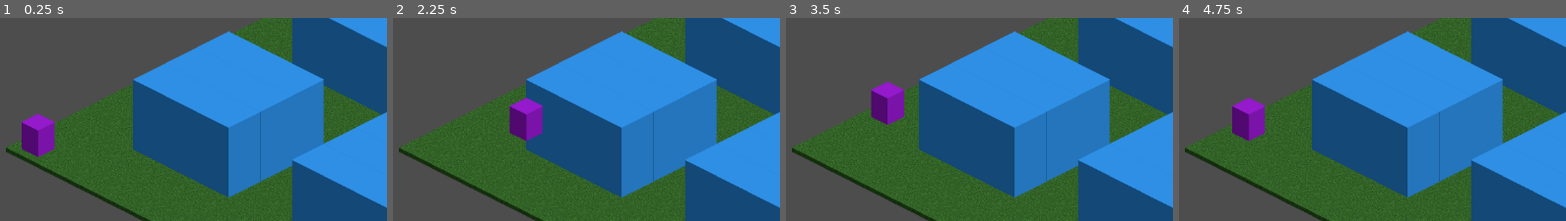
Above: before the commit, frames 1-4 (left to right).
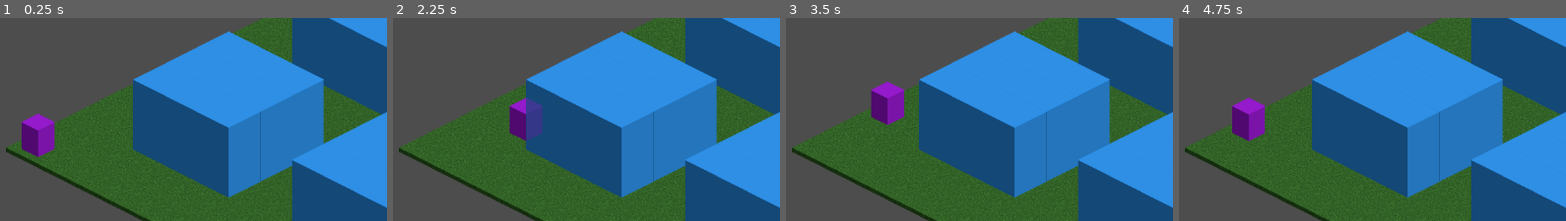
Above: after the commit, the same moments.

Repository: mjviljan/godot-isometric
Game: Godot game, scene res://Isometric.tscn
The game is run twice, just before and just after one commit, with the same random seed, the same clock (stepped at 60 frames per second) and the same inputs.
Inputs:
- Up to frame 1 (0.25 s): no input
- Up to frame 2 (2.25 s): tap Enter at 0.5, 2 s; hold Right (ui_right) 0.53-1.28 s; tap Space at 1.25 s; hold Down (ui_down) 1.28-2.03 s; hold Right (ui_right) from 2.03 s (still down)
- Up to frame 3 (3.5 s): tap Space at 2.75 s; release Right (ui_right) at 2.78 s; hold Up (ui_up) from 2.78 s (still down)
- Up to frame 4 (4.75 s): tap Enter at 3.5 s; release Up (ui_up) at 3.53 s; hold Left (ui_left) from 3.53 s (still down); tap Space at 4.25 s
The pictures show only the part of the screen within x 0-50%, y 18-68%; the shares and areas given below are measured in that part.

The runs differ from the first frame. In frame 2, 0.8% of the frame differs, in the area x 34-39%, y 39-61%; in frame 3, less than 0.1%; in frame 4, less than 0.1%.

Commit message:
Add ghost sprite to see player from behind obstacles

Diff:
--- a/Isometric.tscn
+++ b/Isometric.tscn
@@ -23,6 +23,7 @@
 texture_region_size = Vector2i(124, 200)
 0:0/0 = 0
 0:0/0/texture_origin = Vector2i(0, 69)
+0:0/0/z_index = 1
 
 [sub_resource type="TileSet" id="TileSet_km7nf"]
 tile_shape = 1
@@ -31,6 +32,7 @@
 sources/0 = SubResource("TileSetAtlasSource_663dk")
 
 [node name="World" type="Node2D"]
+y_sort_enabled = true
 script = ExtResource("1_qdue2")
 
 [node name="Ground" type="TileMap" parent="."]
@@ -53,10 +55,20 @@
 y_sort_enabled = true
 
 [node name="CollisionPolygon2D" type="CollisionPolygon2D" parent="Player"]
+z_index = 1
+y_sort_enabled = true
 position = Vector2(0, 30)
 polygon = PackedVector2Array(-39, 0, 0, 19, 39, 0, 0, -19)
 
 [node name="Sprite2D" type="Sprite2D" parent="Player"]
+z_index = 1
+y_sort_enabled = true
+texture = ExtResource("3_ks84p")
+
+[node name="GhostSprite" type="Sprite2D" parent="Player"]
+self_modulate = Color(1, 1, 1, 0.32549)
+z_index = 2
+y_sort_enabled = true
 texture = ExtResource("3_ks84p")
 
 [node name="Camera2D" type="Camera2D" parent="."]
